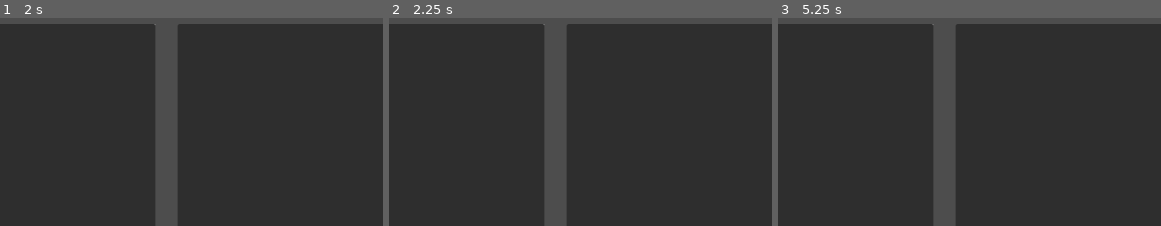
Above: before the commit, frames 1-3 (left to right).
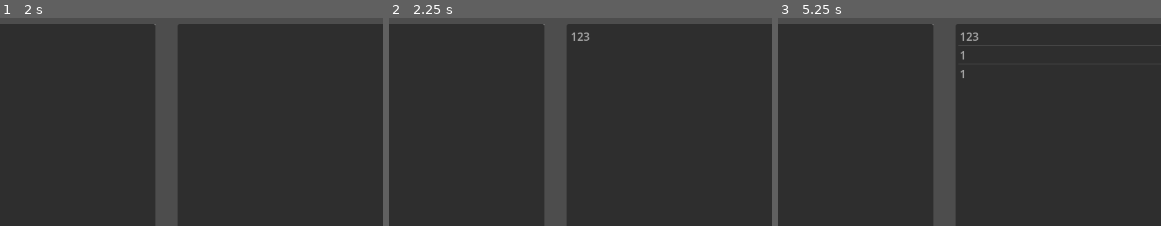
Above: after the commit, the same moments.

Repository: NemoNology/Programing-languages-theory
Game: Godot game, scene res://Data/Scenes/test_logic.tscn
Same seed, same stepped clock (60 frames per second), same inputs: the game is played once before the commit and once after it. This scene is started directly instead of the project's main scene.
Inputs (mouse positions are % of the whole screen's width and height, from its top left):
- Up to frame 1 (2 s): click (25, 50) at 0.52 s; type "12" at 0.6 s; tap Enter at 1.25 s
- Up to frame 2 (2.25 s): tap Space at 2 s
- Up to frame 3 (5.25 s): tap Enter at 2.75, 4.25 s; tap Space at 3.5, 5 s
The pictures show only the part of the screen within x 28-78%, y 0-50%; the shares and areas given below are measured in that part.

Frame 1 is identical in both runs. In frame 2, 0.1% of the frame differs, in the area x 47-53%, y 6-12%; in frame 3, 0.1%, in the area x 47-53%, y 6-29%.

Commit message:
feat: lexeme types update

Diff:
--- a/Lab-s/Translator/Godot-project/Data/Scripts/Other/test_logic.gd
+++ b/Lab-s/Translator/Godot-project/Data/Scripts/Other/test_logic.gd
@@ -1,9 +1,56 @@
 extends Control
 
 var output: ItemList
+var input: TextEdit
+var lexer = Lexer.new()
+
+class Lexer:
+	func _init():
+		pass
+
+	var word = ''
+	var final_word
+	var last_symbol
+	var lexems = {
+			"вывод": "cout",
+			"ввод": "cin",
+			"будет": "assign",
+			"(": "obr",
+			")": "cbr",
+			"tab": "tab",
+			":": "colon",
+			".": "sep",
+			"если": "if",
+			"пока": "while",
+			"тогда": "then",
+			"иначе": "else",
+			"плюс": "add",
+			"минус": "sub",
+			"умножить": "mul",
+			"разделить": "div",
+			"ложь": "false",
+			"истина": "true",
+			"не": "not",
+			"и": "and",
+			"или": "or",
+			"больше": "more",
+			"меньше": "less",
+			"равно": "equals",
+		}
+
+	func analyze(input, output):
+		last_symbol = input[input.length()-1]
+		if last_symbol != ' ':
+			word += last_symbol
+		else:
+			final_word = word
+			# final_word - конечное слово, проверяем чем оно является
+			word = ''
+			output.add_item(final_word + str(final_word.length()))
 
 func _ready():
 	output = get_node("MarginContainer/HBoxContainer/Output")
+	input = get_node("MarginContainer/HBoxContainer/Input")
 
 func _on_input_text_changed():
-	pass # Replace with function body.
+	lexer.analyze(input.text, output)
